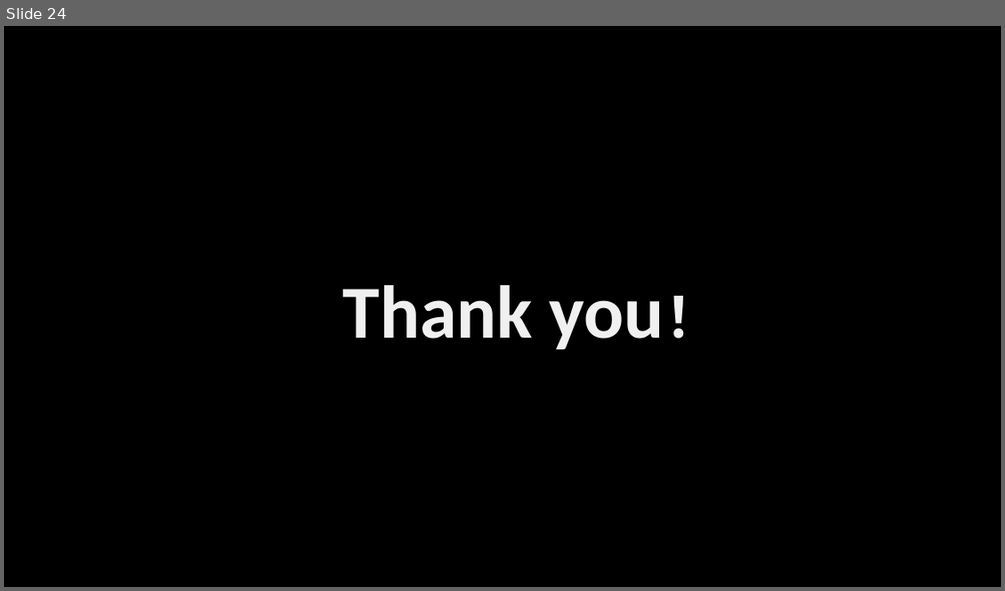
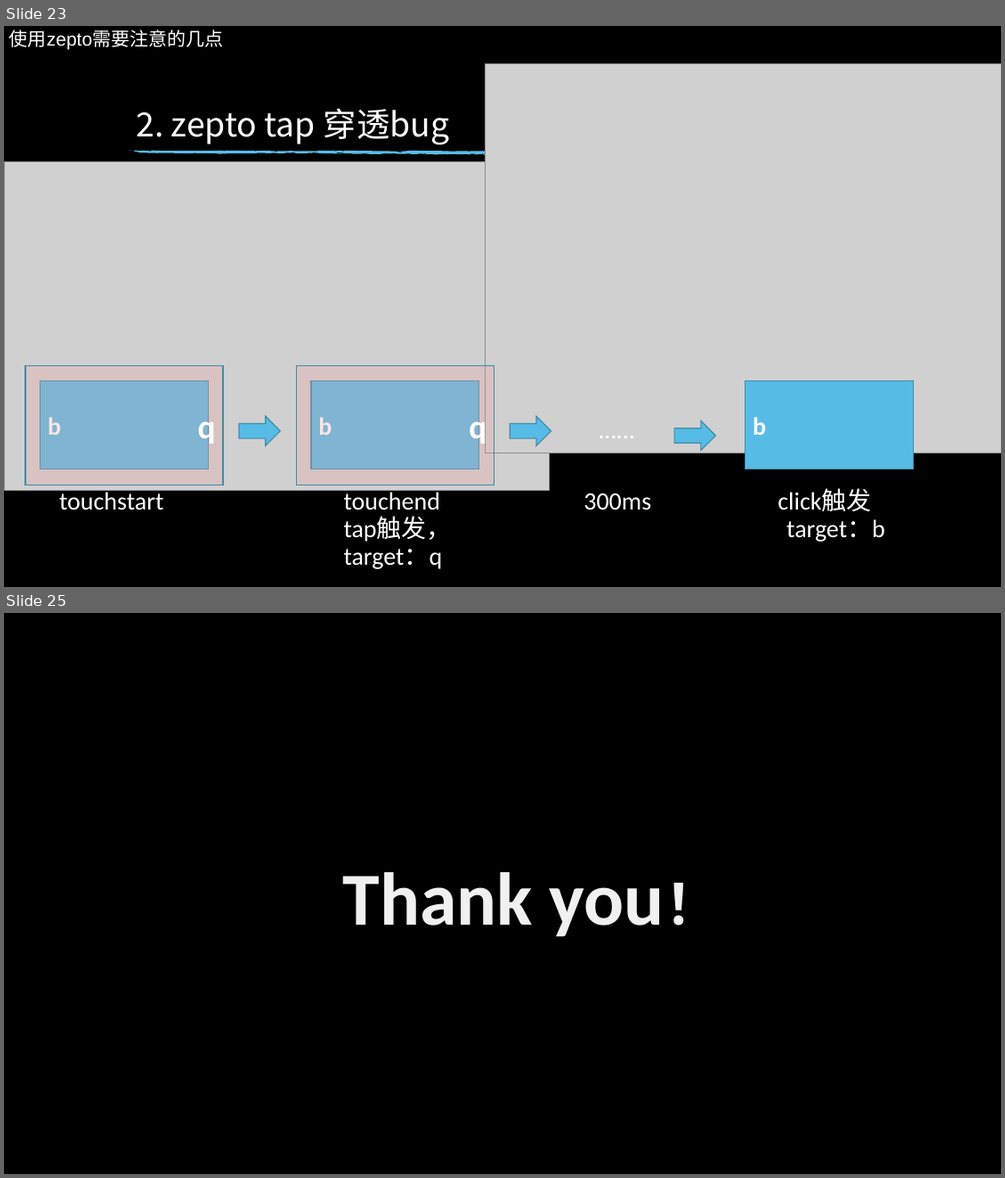
Before and after one commit to xiaotianxia/entern, a slide deck: zeptoVSjquery.pptx. Shown one above the other, each under a label of ours: slide 24 before the commit, slides 23 and 25 after it; the slides between them are not shown. The pictures are 1005x591 and 1005x1178 pixels, drawn with LibreOffice and Linux fonts; fonts in the diff are those of the drawing; grey boxes stand for pictures; background and template pictures are left out. Boxes give left, top, right and bottom in pixels: in the first picture for what was removed or moved away, otherwise in the second. Text is boxed around its words. In the diff, an @@ line names an element or a change of style, - is before the commit and + after.

```diff
--- a/zeptoVSjquery.pptx
+++ b/zeptoVSjquery.pptx
@@ slide 23 added at box(4, 26, 1001, 587), background picture (left out) @@
@@ text added at box(9, 30, 223, 50), 18 pt, text #FFFFFF @@
+使用zepto需要注意的几点
@@ picture added at box(485, 64, 1001, 453) @@
@@ title added at box(136, 108, 450, 145), 32 pt, text #FFFFFF @@
+2. zepto tap 穿透bug
@@ group added at box(128, 150, 914, 155): 9 freeform shapes @@
@@ picture added at box(4, 162, 550, 491) @@
@@ rectangle added at box(25, 365, 223, 485), fill #EE9F9F at 27% opacity, outline #408BA9 1 pt, 32 pt, text #FFFFFF, bold @@
+q
@@ rectangle added at box(297, 365, 494, 485), fill #EE9F9F at 27% opacity, outline #408BA9 1 pt, 32 pt, text #FFFFFF, bold @@
+q
@@ rectangle added at box(40, 381, 208, 469), fill #57BCE5, outline #408BA9 1 pt, 24 pt, text #FFFFFF, bold @@
+b
@@ rectangle added at box(311, 381, 479, 469), fill #57BCE5, outline #408BA9 1 pt, 24 pt, text #FFFFFF, bold @@
+b
@@ rectangle added at box(745, 381, 913, 469), fill #57BCE5, outline #408BA9 1 pt, 24 pt, text #FFFFFF, bold @@
+b
@@ right arrow added at box(239, 417, 280, 445), fill #57BCE5, outline #408BA9 1 pt @@
@@ right arrow added at box(510, 417, 550, 445), fill #57BCE5, outline #408BA9 1 pt @@
@@ text added at box(591, 413, 669, 448), 24 pt, text #FFFFFF @@
+…...
@@ right arrow added at box(674, 421, 715, 450), fill #57BCE5, outline #408BA9 1 pt @@
@@ text added at box(59, 489, 163, 510), 24 pt, text #FFFFFF @@
+touchstart
@@ text added at box(344, 489, 440, 510), 24 pt, text #FFFFFF @@
+touchend
@@ text added at box(583, 493, 651, 510), 24 pt, text #FFFFFF @@
+300ms
@@ text added at box(777, 489, 871, 512), 24 pt, text #FFFFFF @@
+click触发
@@ text added at box(344, 516, 452, 569), 24 pt, text #FFFFFF @@
+tap触发，target：q
@@ text added at box(786, 519, 885, 541), 24 pt, text #FFFFFF @@
+target：b
@@ what was slide 24 is now slide 25 @@
```
Also in this commit, not shown: 1 slide changed.
